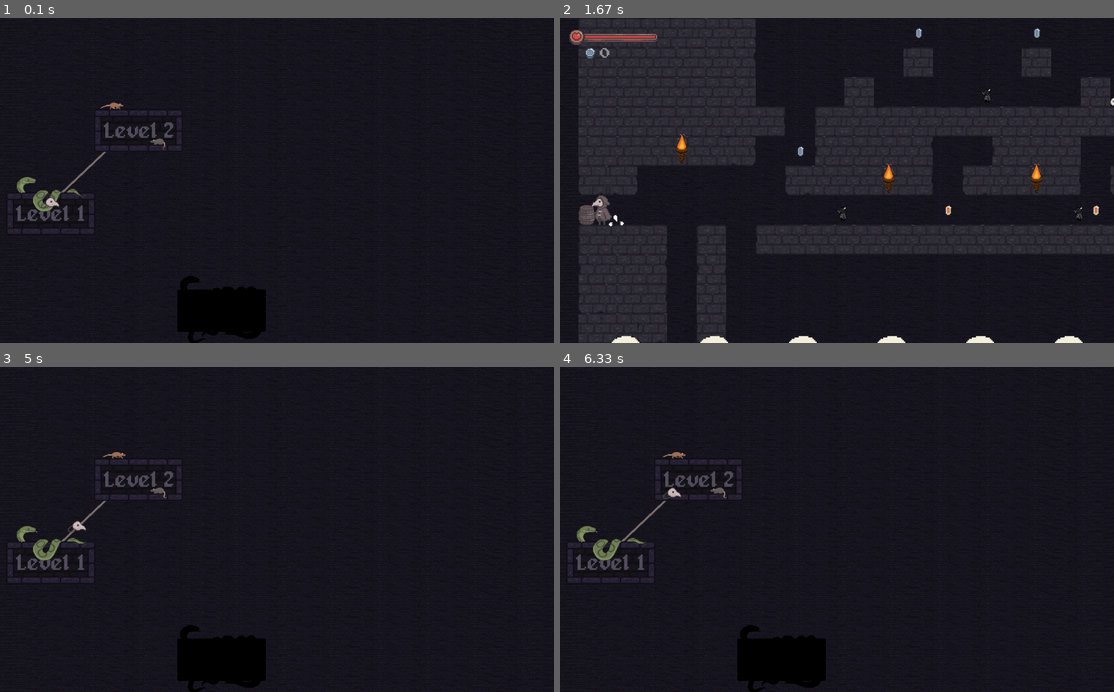
Above: before the commit, frames 1-4 (two rows, left to right).
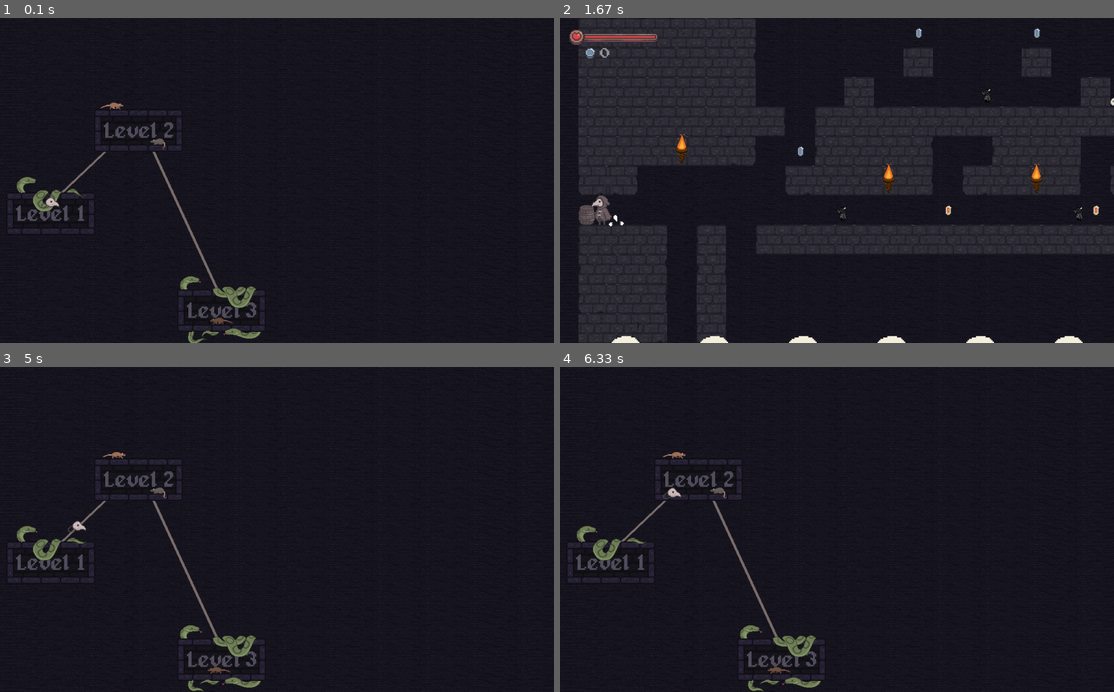
Above: after the commit, the same moments.

Repository: Michael-merlot/Pygame_4_Steve_jOBS_bvt2207
Game: pygame game, started from Code/main.py
The game is run twice, just before and just after one commit, with the same random seed, the same clock (stepped at 60 frames per second) and the same inputs.
Inputs:
- Up to frame 1 (0.1 s): no input
- Up to frame 2 (1.67 s): tap Space at 0.33, 1.23, 1.53 s; hold D 0.67-1.13 s; hold A 1.17-1.63 s
- Up to frame 3 (5 s): hold A 1.67-2.2 s; tap Space at 1.73, 2.03, 2.3, 2.6, 2.73, 3.03, 3.4, 3.7, 3.9, 4.2, 4.4, 4.7, 4.9 s; hold A 2.23-2.63 s; hold D 2.67-3.3 s; hold A 3.33-3.8 s; hold D 3.83-4.3 s; hold D 4.33-4.8 s; hold D from 4.83 s (still down)
- Up to frame 4 (6.33 s): tap Space at 5.2, 5.47, 5.77, 5.9, 6.2 s; release D at 5.37 s; hold A 5.4-5.8 s; hold D from 5.83 s (still down)

The runs differ from the first frame. In frame 1, 2.1% of the frame differs, in the area x 27-48%, y 41-100%; in frame 2, nothing differs; in frame 3, 2.1%; in frame 4, 2.1%.

Commit message:
Code for die player and restart level

Diff:
--- a/Code/main.py
+++ b/Code/main.py
@@ -9,7 +9,7 @@
     def __init__(self):
 
         # Игровые атрибуты
-        self.max_level = 1
+        self.max_level = 2
         self.max_health = 100
         self.current_health = 100
         self.coins = 0
@@ -37,6 +37,14 @@
     def change_health(self, amount):
         self.current_health += amount
 
+    def check_game_over(self):
+        if self.current_health <= 0:
+            self.current_health = 100
+            self.coins = 0
+            self.max_level = 0
+            self.overworld = Overworld(0, self.max_level, screen, self.create_level)
+            self.status = 'overworld'
+
     def run(self):
         if self.status == 'overworld':
             self.overworld.run()
@@ -44,6 +52,7 @@
             self.level.run()
             self.ui.show_health(self.current_health, self.max_health)
             self.ui.show_coins(self.coins)
+            self.check_game_over()
 
 
 # Pygame setup
--- a/Code/overworld.py
+++ b/Code/overworld.py
@@ -70,8 +70,9 @@
             self.nodes.add(node_sprite)
 
     def draw_paths(self):
-        points = [node['node_pos'] for index, node in enumerate(levels.values()) if index <= self.max_level]
-        pygame.draw.lines(self.display_surface, '#7a6d6b', False, points, 6)
+        if self.max_level > 0:
+            points = [node['node_pos'] for index, node in enumerate(levels.values()) if index <= self.max_level]
+            pygame.draw.lines(self.display_surface, '#7a6d6b', False, points, 6)
 
     def setup_icon(self):
         self.icon = pygame.sprite.GroupSingle()
--- a/Code/player.py
+++ b/Code/player.py
@@ -138,7 +138,7 @@
 
     def get_damage(self):
         if not self.invincible:
-            self.change_health(-20)
+            self.change_health(-25)
             self.invincible = True
             self.hurt_time = pygame.time.get_ticks()
 
--- a/Code/ui.py
+++ b/Code/ui.py
@@ -7,13 +7,13 @@
         self.display_surface = surface
 
         # Здоровье
-        self.health_bar = pygame.image.load('../graphics/ui/health_bar.png')
+        self.health_bar = pygame.image.load('../graphics/ui/health_bar.png').convert_alpha()
         self.health_bar_topleft = (54, 39)
         self.bar_max_width = 152
         self.bar_height = 4
 
         # Монеты
-        self.coin = pygame.image.load('../graphics/ui/coin.png')
+        self.coin = pygame.image.load('../graphics/ui/coin.png').convert_alpha()
         self.coin_rect = self.coin.get_rect(topleft = (50, 61))
         self.font = pygame.font.Font('../graphics/ui/ARCADEPI.TTF', 30)
 
